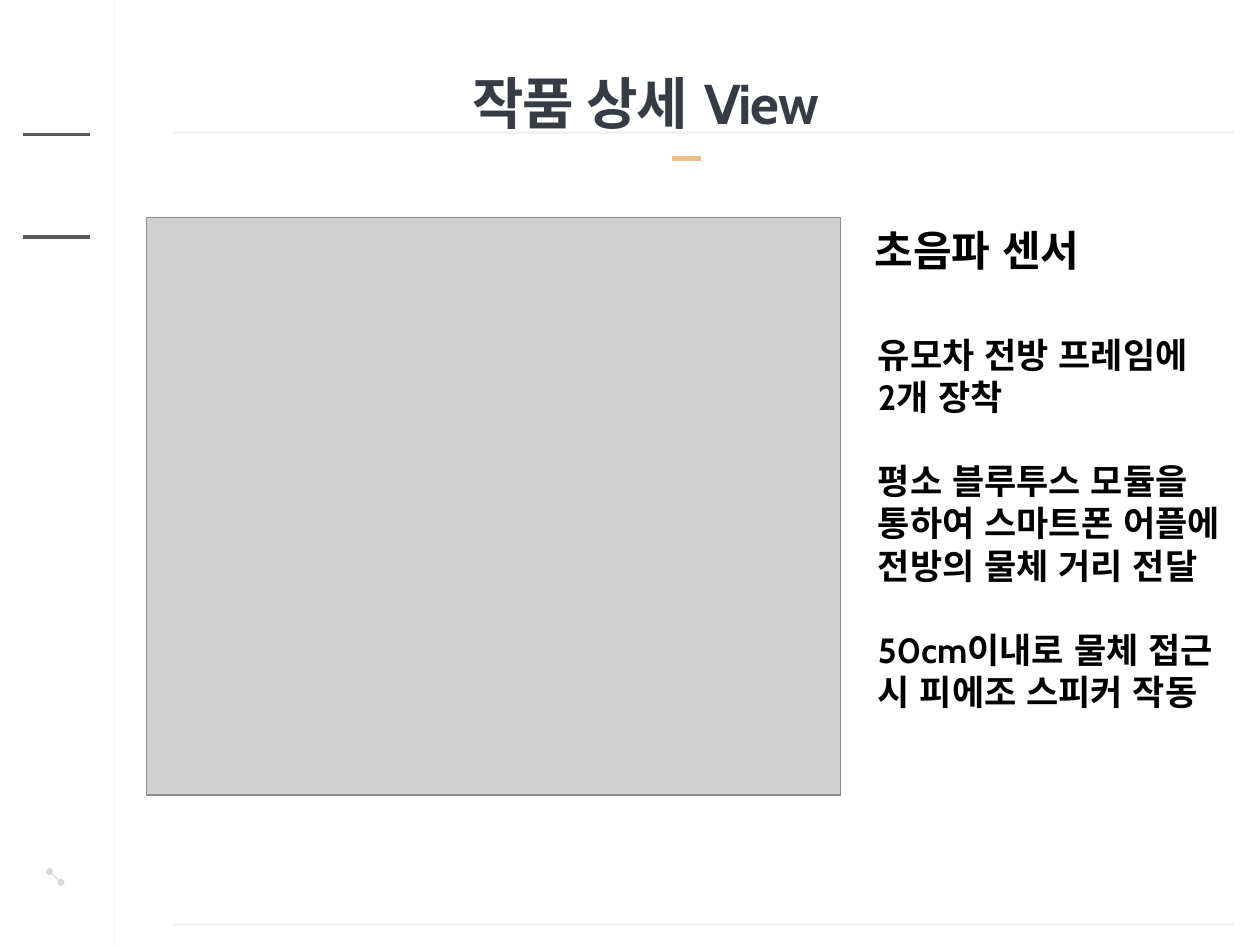
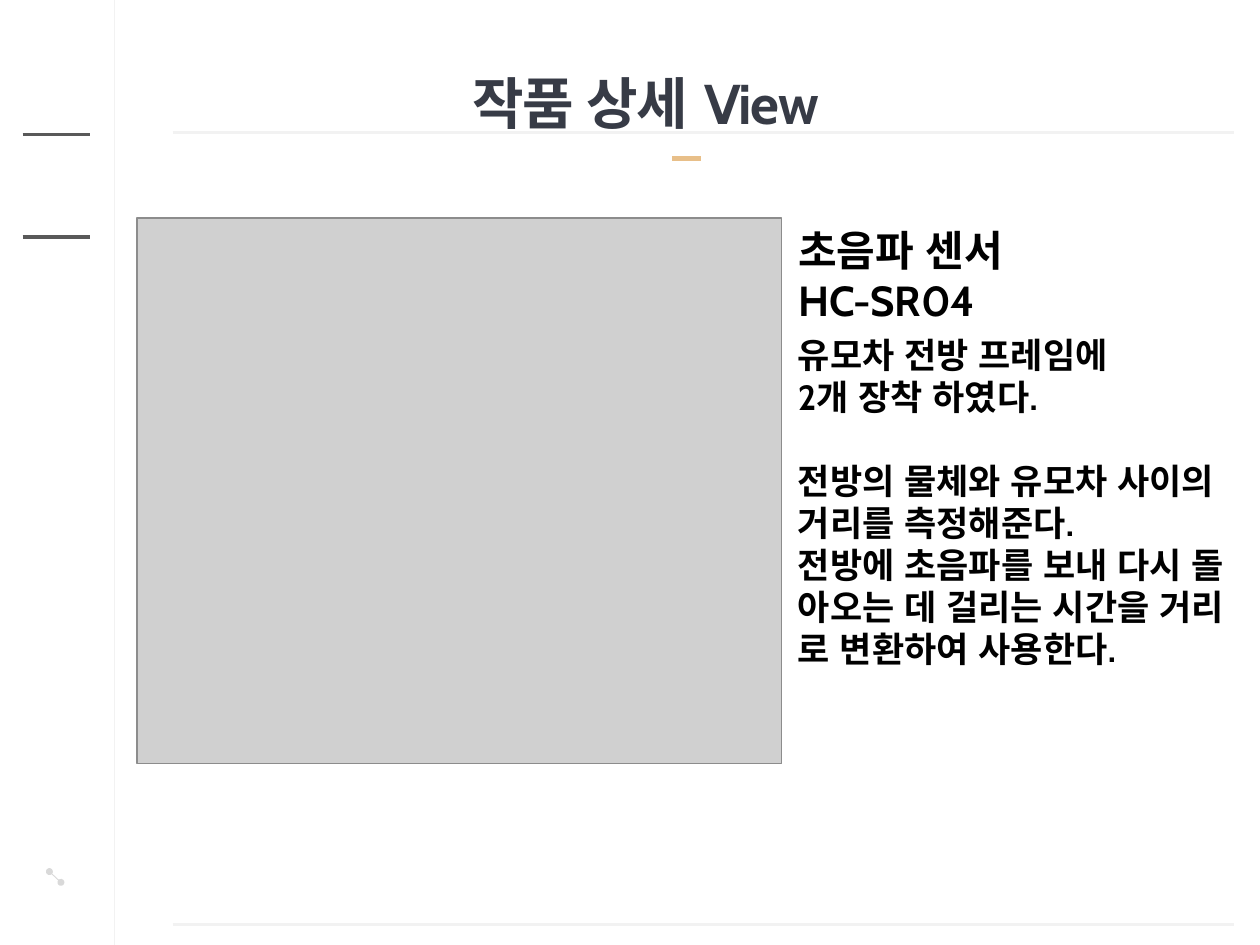
Before and after one commit to younggunwon/SmartUMOCHA, a slide deck: slide 8 of 아두이노 경진대회 Team MyWay ppt.pptx. Drawn at 1260x945 pixels with LibreOffice and Linux fonts; fonts in the diff are those of the drawing; grey boxes stand for pictures; background and template pictures are left out. Boxes give left, top, right and bottom in pixels: in the first picture for what was removed or moved away, otherwise in the second. Text is boxed around its words. In the diff, an @@ line names an element or a change of style, - is before the commit and + after.

```diff
--- a/아두이노 경진대회 Team MyWay ppt.pptx
+++ b/아두이노 경진대회 Team MyWay ppt.pptx
@@ picture resized from (x1=146, y1=218, x2=840, y2=795) to (x1=137, y1=218, x2=782, y2=764) @@
@@ text "초음파 센서" moved from (x1=875, y1=230, x2=1079, y2=270) to (x1=798, y1=230, x2=1003, y2=317) @@
@@ text at (x1=798, y1=286, x2=975, y2=317): paragraph added @@
+HC-SR04
@@ text "유모차 전방 프레임에" moved from (x1=878, y1=338, x2=1220, y2=708) to (x1=798, y1=338, x2=1225, y2=665) @@
@@ text at (x1=798, y1=380, x2=1225, y2=665): text changed @@
-2개 장착
-평소 블루투스 모듈을
-통하여 스마트폰 어플에
-전방의 물체 거리 전달
-50cm이내로 물체 접근
-시 피에조 스피커 작동
+2개 장착 하였다.
+전방의 물체와 유모차 사이의
+거리를 측정해준다.
+전방에 초음파를 보내 다시 돌
+아오는 데 걸리는 시간을 거리
+로 변환하여 사용한다.
```
Also in this commit, not shown: 8 other slides changed.
